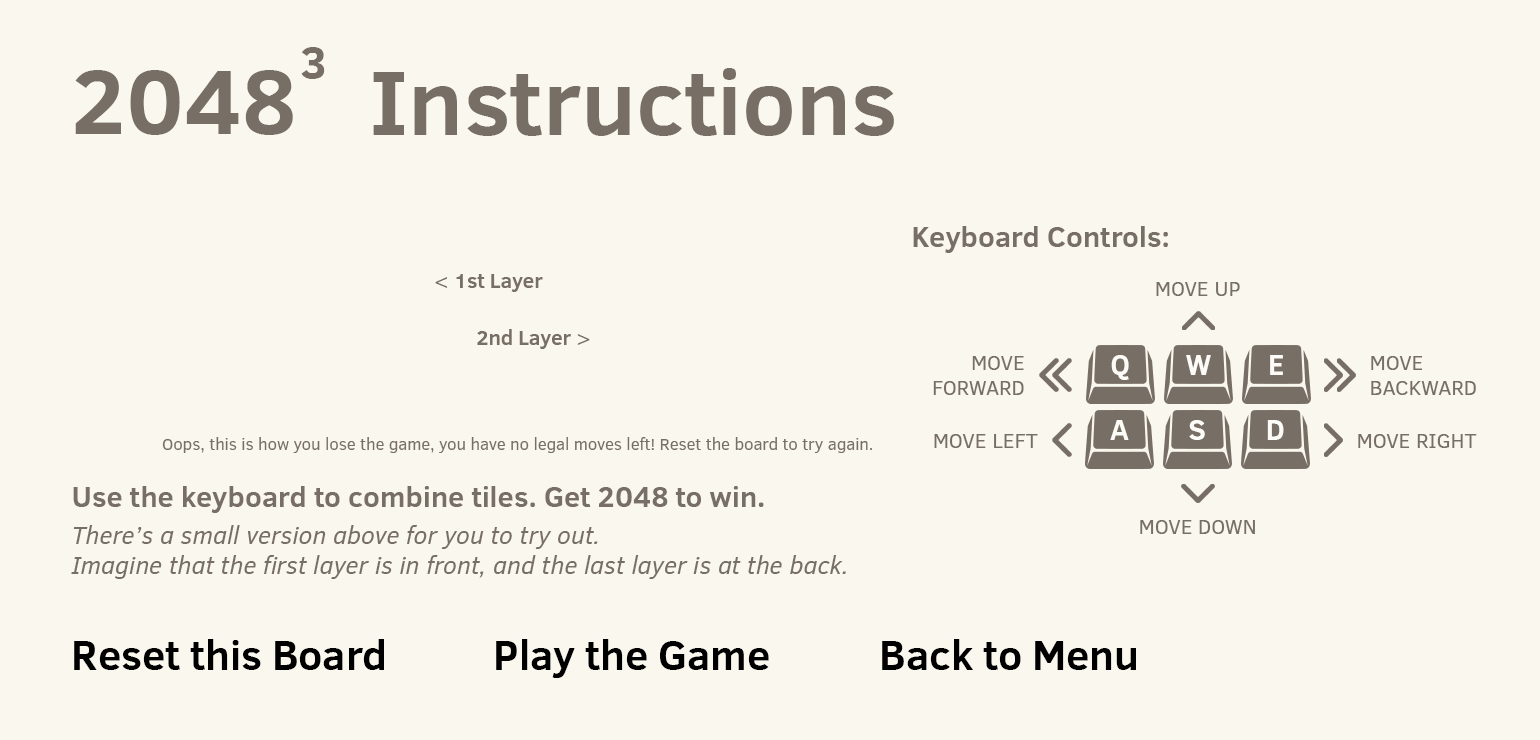
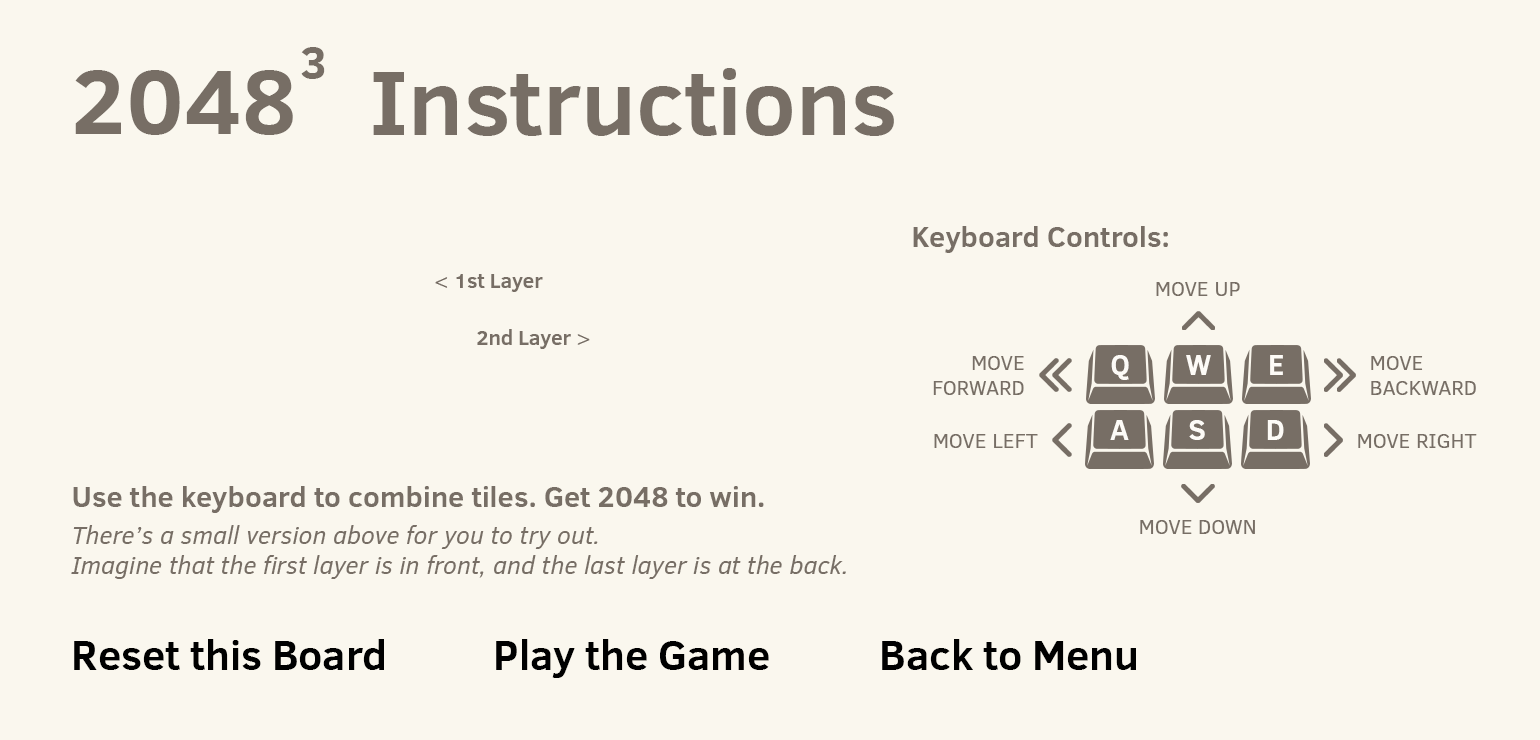
Two versions of the same layered image (1540x740). Layer-by-layer changes:
removed layer "Oops, this is how you lose the game, you have no legal moves le" over [left=162, top=437, right=872, bottom=453]
